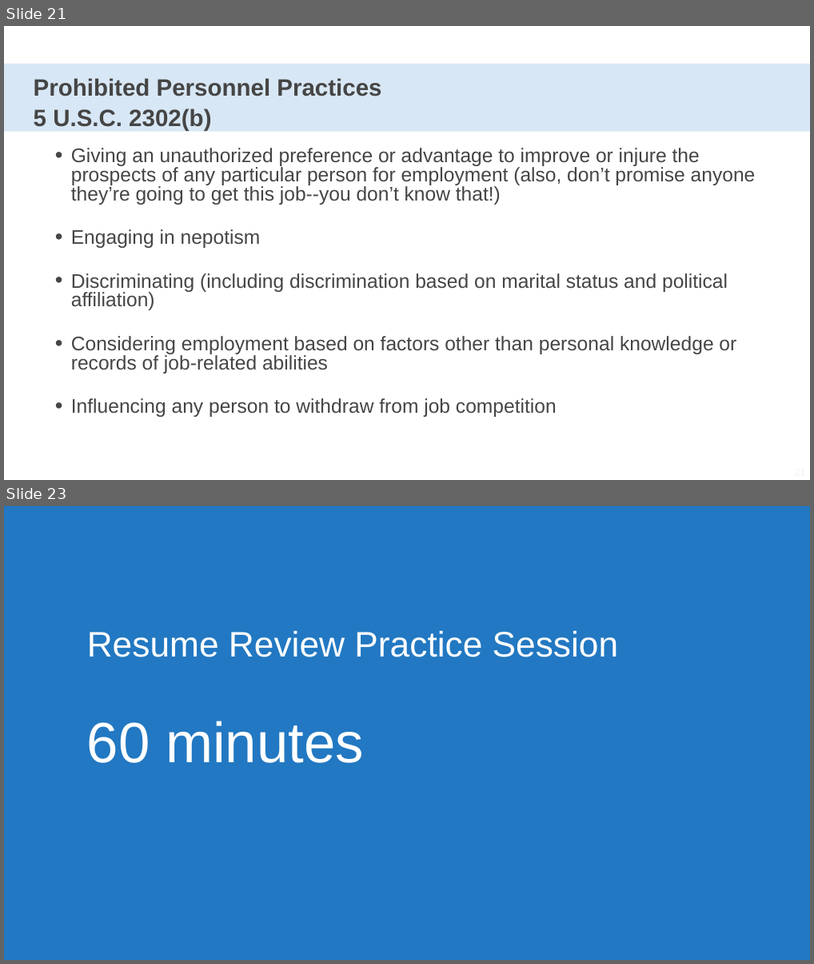
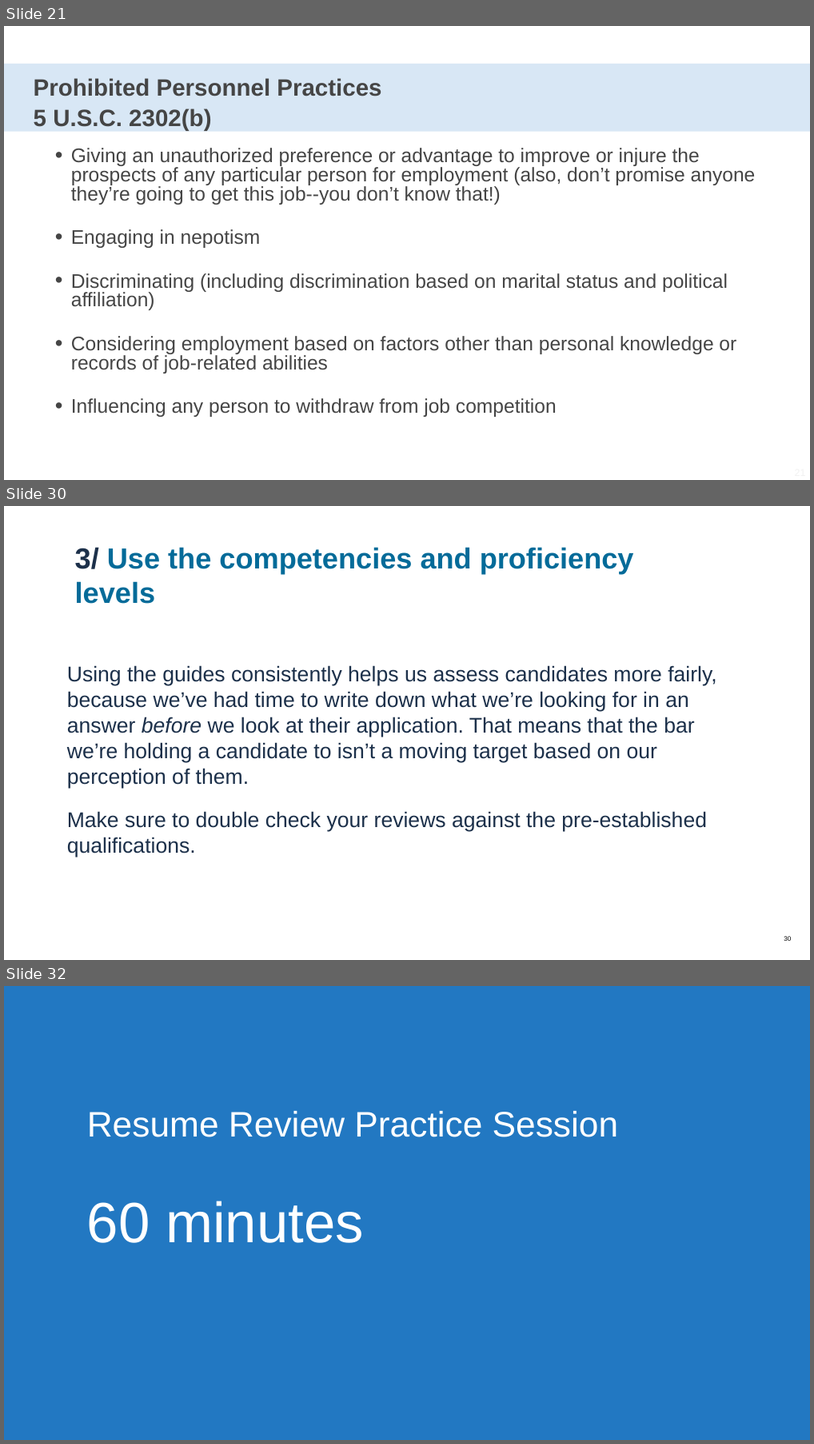
Before and after one commit to usds/SME-QA-Website, a slide deck: toolkit/reviewing-resumes/sme-training-resume-review-multirole.pptx. Shown one above the other, each under a label of ours: slides 21 and 23 before the commit, slides 21, 30 and 32 after it; the slides between them are not shown. The pictures are 814x964 and 814x1444 pixels, drawn with LibreOffice and Linux fonts; fonts in the diff are those of the drawing. Boxes give left, top, right and bottom in pixels: in the first picture for what was removed or moved away, otherwise in the second. Text is boxed around its words. In the diff, an @@ line names an element or a change of style, - is before the commit and + after.

Commit message:
Updates both resume review training presentations with slides on bias. [Fixes #102]

```diff
--- a/toolkit/reviewing-resumes/sme-training-resume-review-multirole.pptx
+++ b/toolkit/reviewing-resumes/sme-training-resume-review-multirole.pptx
@@ slide 30 added at box(4, 506, 810, 960), background #FFFFFF @@
@@ title added at box(75, 547, 634, 604), 49 pt, text #046B99, bold @@
+3/ Use the competencies and proficiency levels
@@ text added at box(67, 665, 717, 856), 36 pt, text #1C304A @@
+Using the guides consistently helps us assess candidates more fairly, because we’ve had time to write down what we’re looking for in an answer before we look at their application. That means that the bar we’re holding a candidate to isn’t a moving target based on our perception of them.
+Make sure to double check your reviews against the pre-established qualifications.
@@ page number added at box(784, 936, 791, 940), 11 pt, text #000000 @@
+30
@@ what was slide 23 is now slide 32 @@
```
Also in this commit, not shown: 1 slide changed, 9 other slides added, 1 slide removed, 1 other file.
